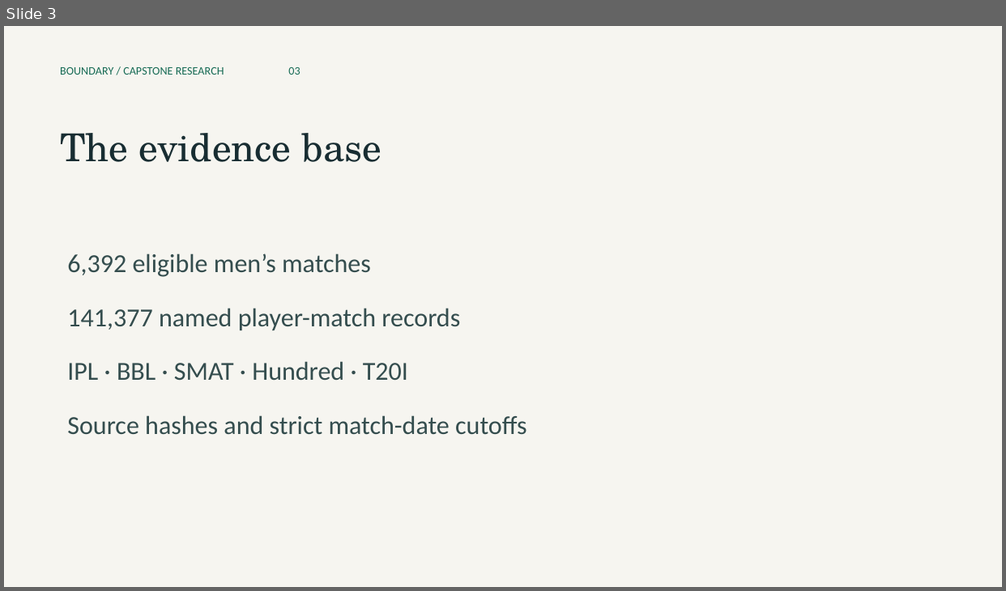
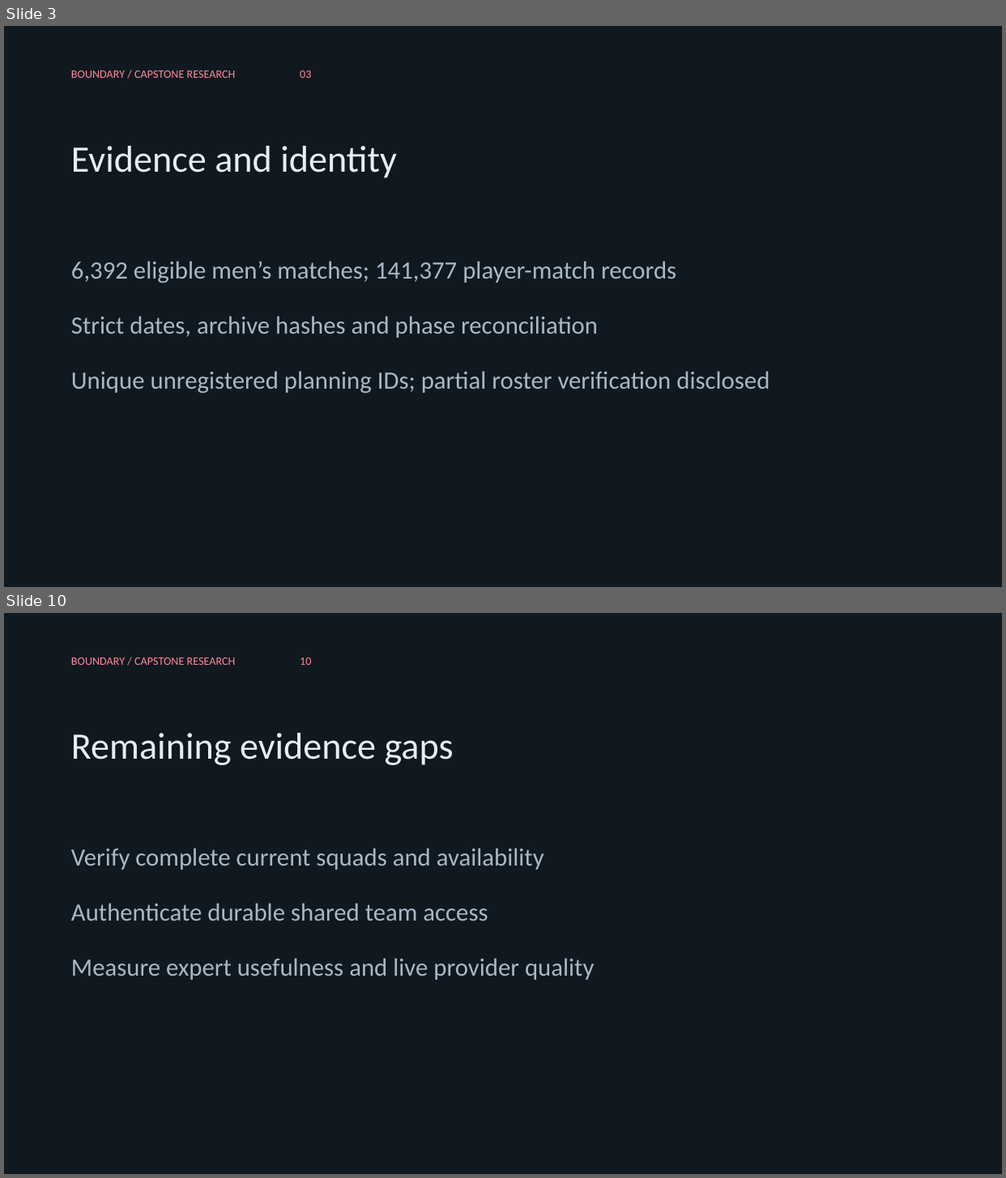
Before and after one commit to br-abishek-07/boundary-cricket-capstone, a slide deck: docs/Capstone_Presentation.pptx. Shown one above the other, each under a label of ours: slide 3 before the commit, slides 3 and 10 after it; the slides between them are not shown. The pictures are 1006x591 and 1006x1178 pixels, drawn with LibreOffice and Linux fonts; fonts in the diff are those of the drawing. Boxes give left, top, right and bottom in pixels: in the first picture for what was removed or moved away, otherwise in the second. Text is boxed around its words. In the diff, an @@ line names an element or a change of style, - is before the commit and + after.

Commit message:
Correct evidence integrity, supported XI workloads and grounded agent; add franchise themes
Preserve player identities and raw totals, correct phase filters, enforce complete bowling allocation, isolate private-session records, and gate research forecasts against the learned chase baseline. Add bundled marks, franchise accents and Light/Dark appearance.

Validation: 31 core regressions, 41 UI workflow checks and 5 local Chromium checks. Live provider quality and full current squad verification remain disclosed limits.

```diff
--- a/docs/Capstone_Presentation.pptx
+++ b/docs/Capstone_Presentation.pptx
@@ slide 10 added at [4, 613, 1002, 1174], background #101820 @@
@@ text added at [71, 658, 311, 665], 11 pt, text #FF8798 @@
+BOUNDARY / CAPSTONE RESEARCH 10
@@ text added at [71, 733, 454, 765], 36 pt, text #E8EDF1 @@
+Remaining evidence gaps
@@ text added at [71, 848, 594, 980], 24 pt, text #A8B8C5 @@
+Verify complete current squads and availability
+Authenticate durable shared team access
+Measure expert usefulness and live provider quality
@@ slide 3 changed as well @@
@@ background #F6F5F0 to #101820 @@
@@ text "BOUNDARY / CAPSTONE RESEARCH 03": place and size @@
-text "BOUNDARY / CAPSTONE RESEARCH 03" at [60, 67, 300, 75]
+text "BOUNDARY / CAPSTONE RESEARCH 03" at [71, 71, 311, 78]
@@ text "BOUNDARY / CAPSTONE RESEARCH 03" at [71, 71, 311, 78]: text colour #176B55 to #FF8798; more space between paragraphs @@
@@ text at [71, 146, 397, 178]: text changed; size 37 to 36 pt; font TeX Gyre Schola to Calibri; text colour #182D32 to #E8EDF1 @@
-The evidence base
+Evidence and identity
@@ text at [71, 261, 769, 394]: text changed; size 25 to 24 pt; text colour #344D4E to #A8B8C5 @@
-6,392 eligible men’s matches
-141,377 named player-match records
-IPL · BBL · SMAT · Hundred · T20I
-Source hashes and strict match-date cutoffs
+6,392 eligible men’s matches; 141,377 player-match records
+Strict dates, archive hashes and phase reconciliation
+Unique unregistered planning IDs; partial roster verification disclosed
```
Also in this commit, not shown: 8 other slides added, 9 slides removed, 52 other files.
